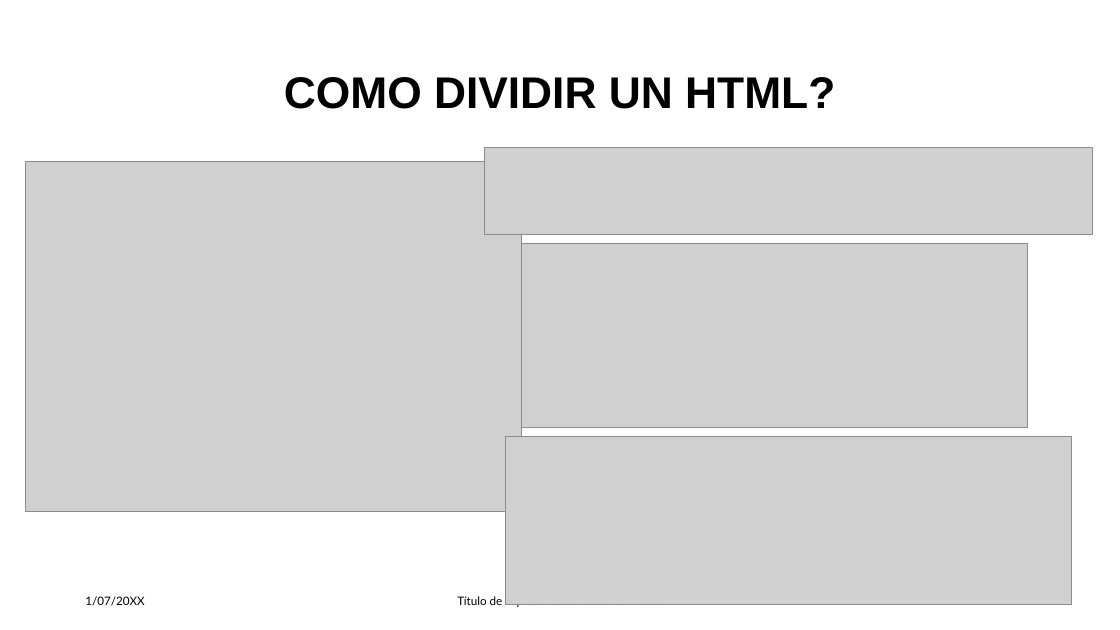
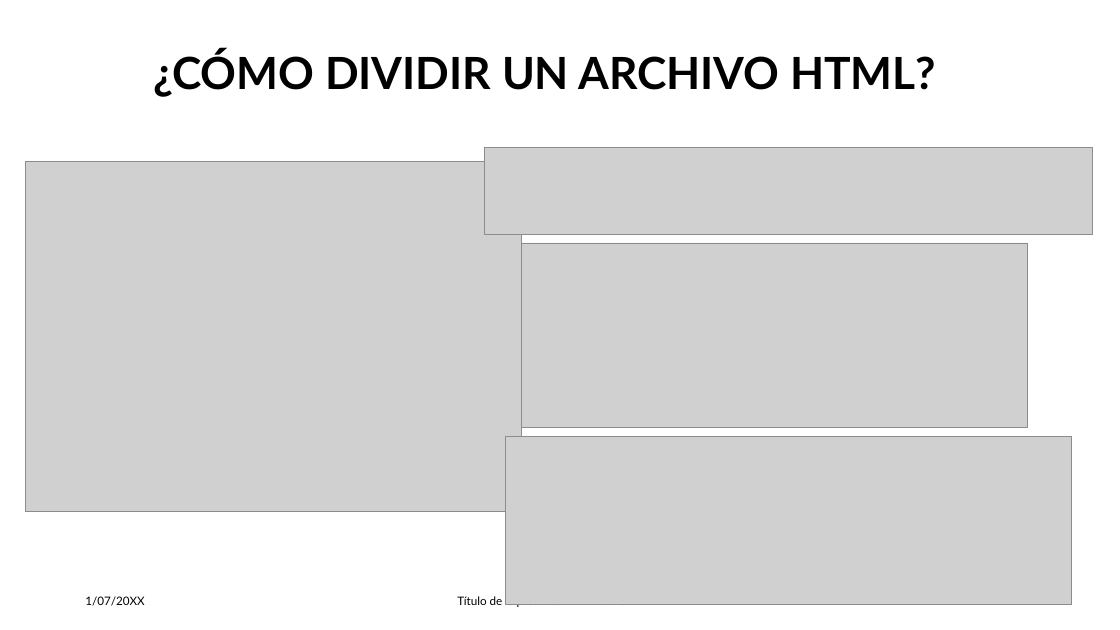
Before and after one commit to albertoicg01/DesarrolloWeb2022-2, a slide deck: slide 10 of Presentacion/HTML Y CSS.pptx (slide 9 before the commit). Drawn at 1120x630 pixels with LibreOffice and Linux fonts; fonts in the diff are those of the drawing; grey boxes stand for pictures. Boxes give left, top, right and bottom in pixels: in the first picture for what was removed or moved away, otherwise in the second. Text is boxed around its words. In the diff, an @@ line names an element or a change of style, - is before the commit and + after.

```diff
--- a/Presentacion/HTML Y CSS.pptx
+++ b/Presentacion/HTML Y CSS.pptx
@@ title at <box>153,51,936,97</box>: text changed; font Arial to Lato @@
-COMO DIVIDIR UN HTML?
+¿CÓMO DIVIDIR UN ARCHIVO HTML?
```
Also in this commit, not shown: 9 other slides changed, 6 slides added.
